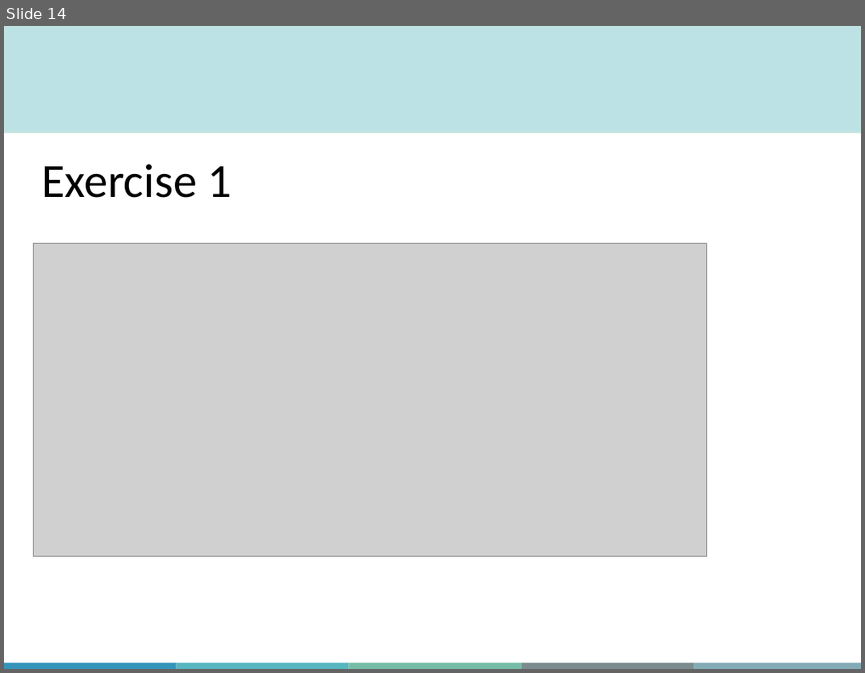
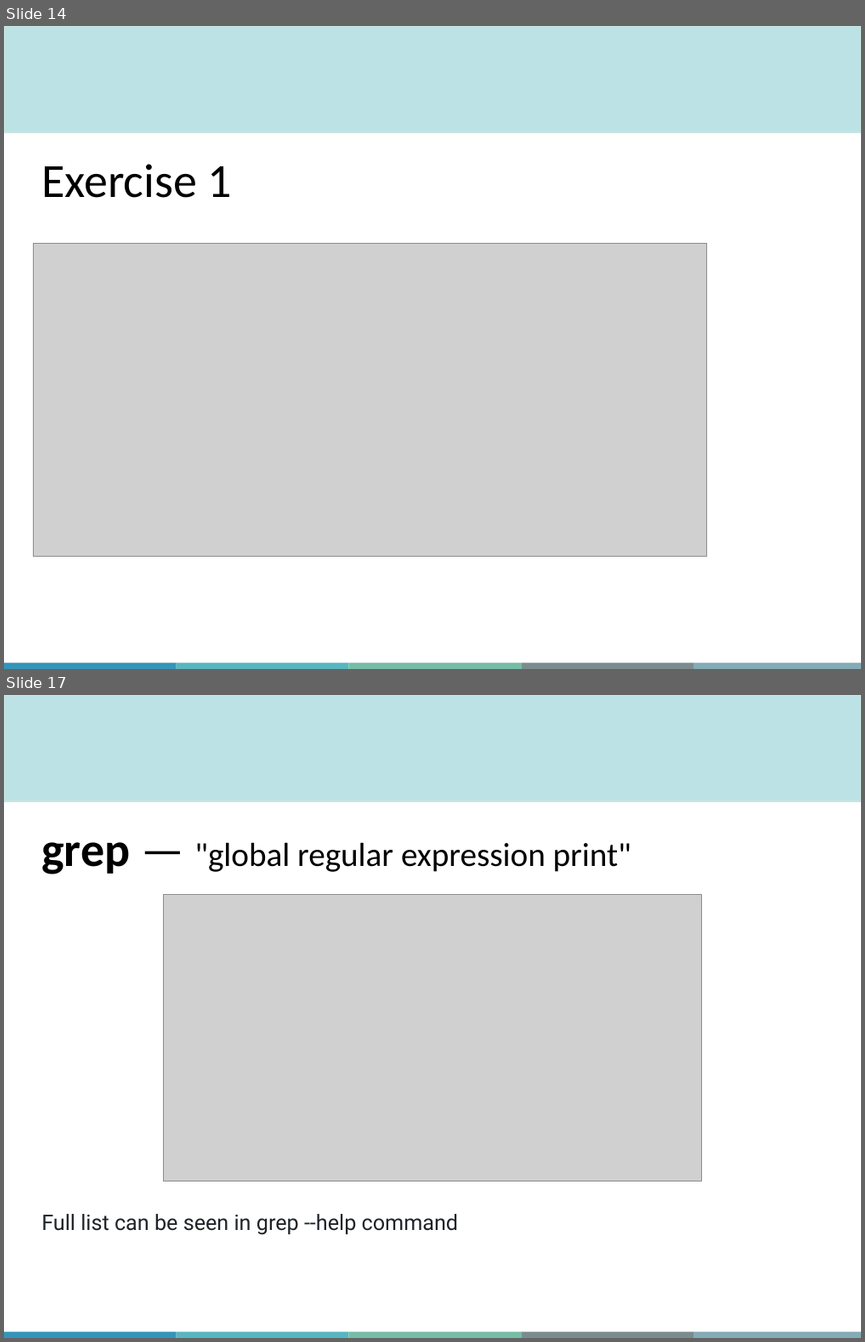
Before and after one commit to QLS-MiCM/Introduction-to-RNA-seq, a slide deck: Slides/Introduction-to-UNIX-and-RNA-seq-Repositories.pptx. Shown one above the other, each under a label of ours: slide 14 before the commit, slides 14 and 17 after it; the slides between them are not shown. The pictures are 865x673 and 865x1342 pixels, drawn with LibreOffice and Linux fonts; fonts in the diff are those of the drawing; grey boxes stand for pictures; background and template pictures are left out. Boxes give left, top, right and bottom in pixels: in the first picture for what was removed or moved away, otherwise in the second. Text is boxed around its words. In the diff, an @@ line names an element or a change of style, - is before the commit and + after.

Commit message:
Add Pattern Matching module: grep, regex, awk, Wordle capstone
- New slides cover grep, regex theory, a Wordle mini-capstone (cat | tr | egrep), and awk on CSV + FASTQ
- happiness.csv: 60-row dataset for grep + awk practice
- Exercise_grep.sh, Exercise_wordle.sh, Exercise_awk_fastq.sh: answer keys matching the new slides
- setup.sh: install wamerican on Ubuntu/WSL so /usr/share/dict/words is available
- README.md: updated exercise index

```diff
--- a/Slides/Introduction-to-UNIX-and-RNA-seq-Repositories.pptx
+++ b/Slides/Introduction-to-UNIX-and-RNA-seq-Repositories.pptx
@@ slide 17 added at <box>4,695,861,1338</box>, background #FFFFFF; not listed: 6 template elements that a slide beside it also shows @@
@@ title added at <box>41,842,631,874</box>, 28 pt, text #000000 @@
+grep — "global regular expression print"
@@ picture added at <box>163,895,702,1181</box> @@
@@ text added at <box>41,1213,459,1235</box>, 18 pt, text #1F2328 @@
+Full list can be seen in grep --help command
```
Also in this commit, not shown: 2 slides changed, 15 other slides added, 7 slides removed, 7 other files.
